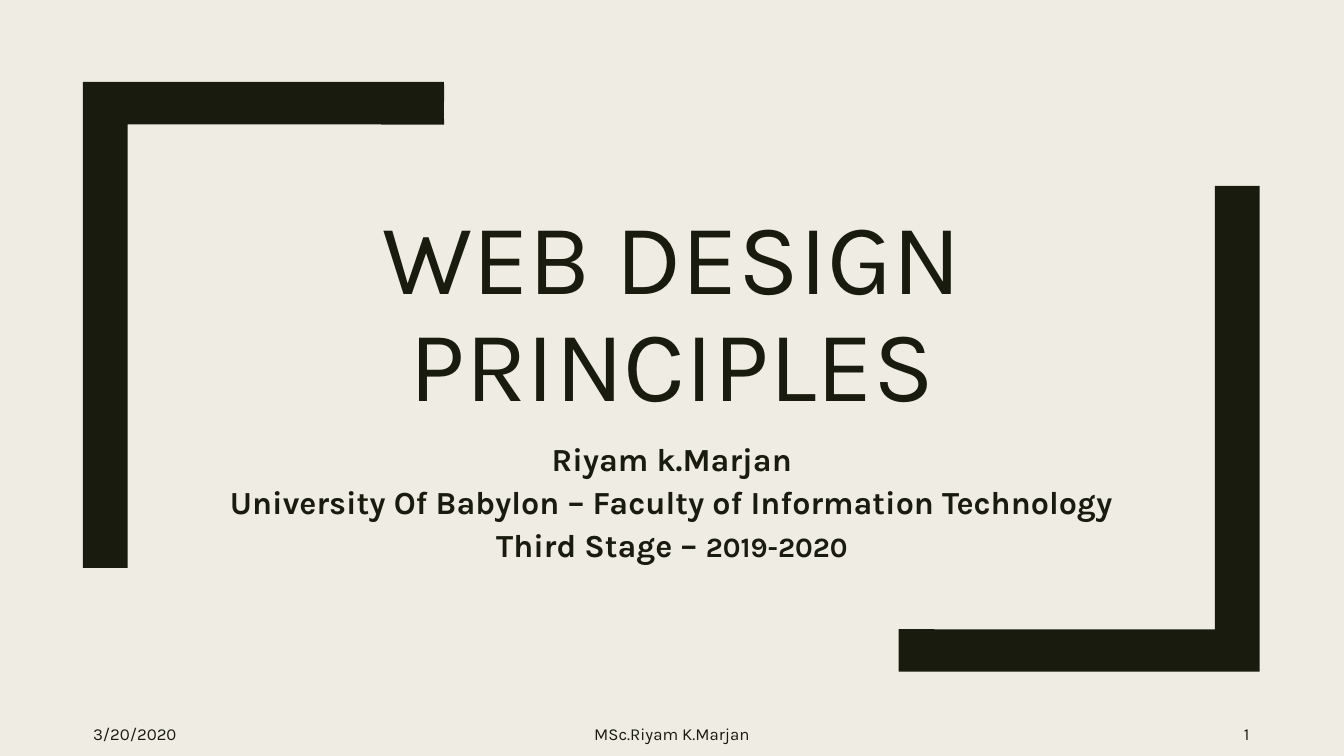
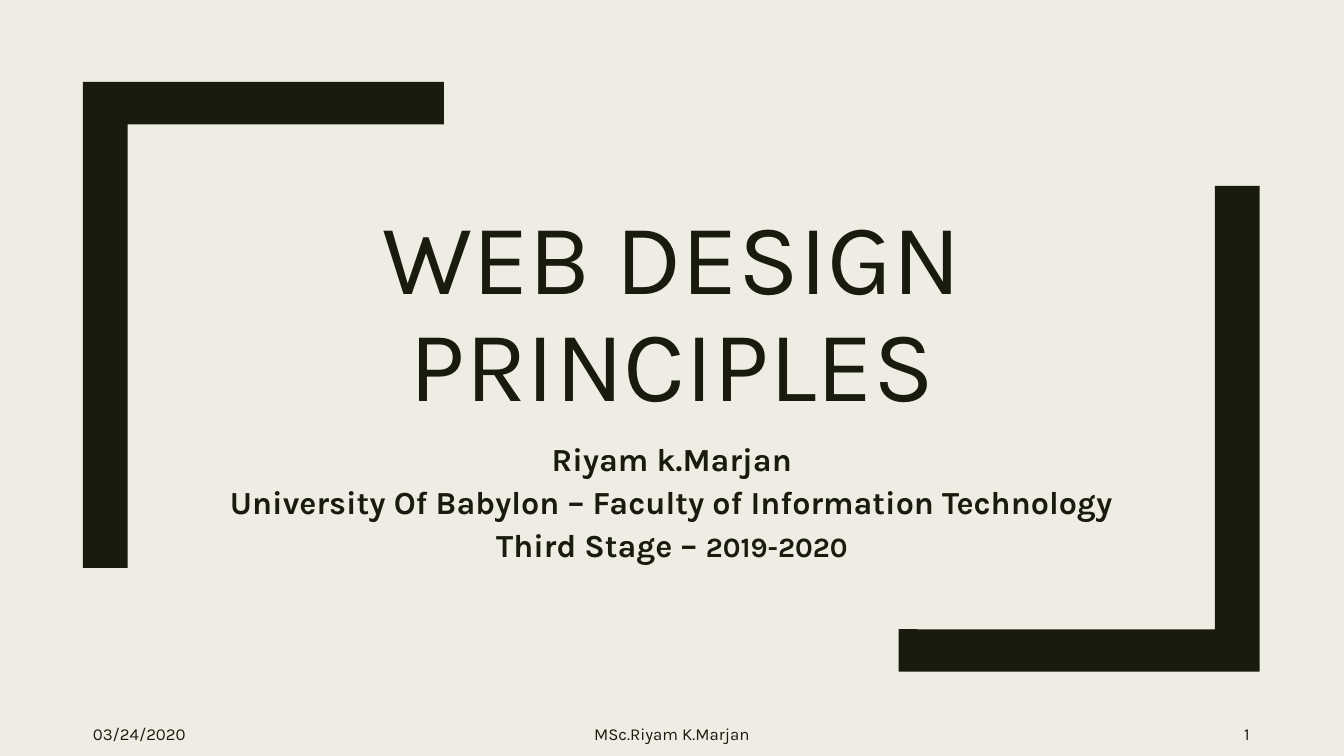
Before and after one commit to iamsajjad/study, a slide deck: slide 1 of WebGraphic/week1.pptx. Drawn at 1344x756 pixels with LibreOffice and Linux fonts; fonts in the diff are those of the drawing. Boxes give left, top, right and bottom in pixels: in the first picture for what was removed or moved away, otherwise in the second. Text is boxed around its words. In the diff, an @@ line names an element or a change of style, - is before the commit and + after.

```diff
--- a/WebGraphic/week1.pptx
+++ b/WebGraphic/week1.pptx
@@ text at [93,727,186,742]: text changed @@
-3/20/2020
+03/24/2020
```
Also in this commit, not shown: 18 other slides changed, 1 other file.
